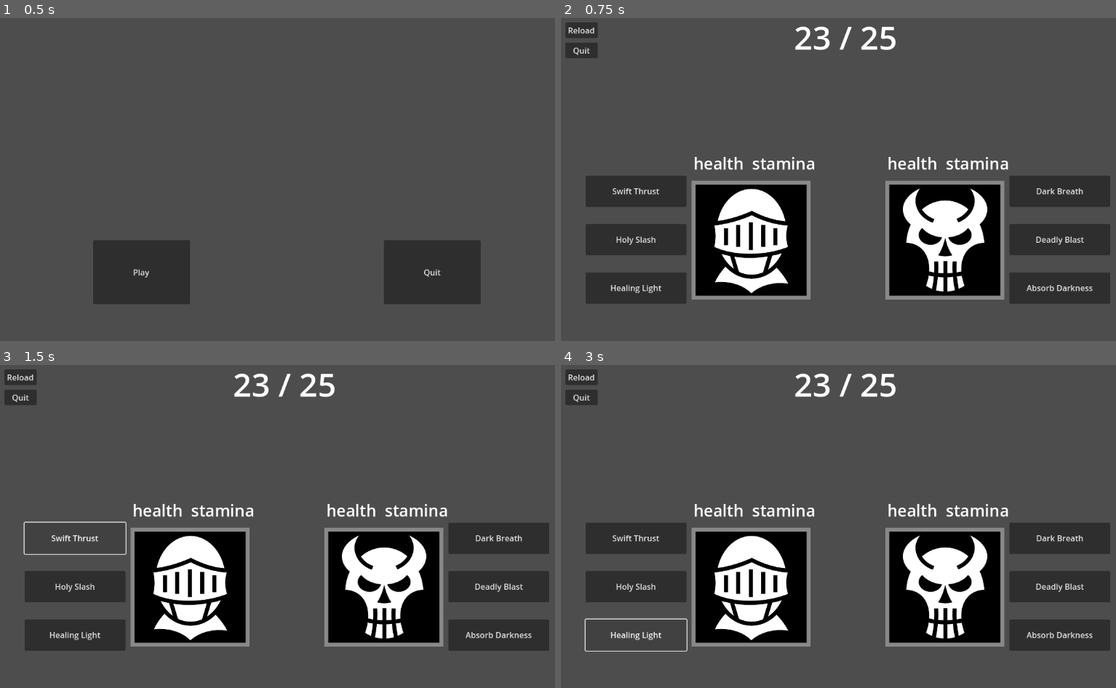
Above: before the commit, frames 1-4 (two rows, left to right).
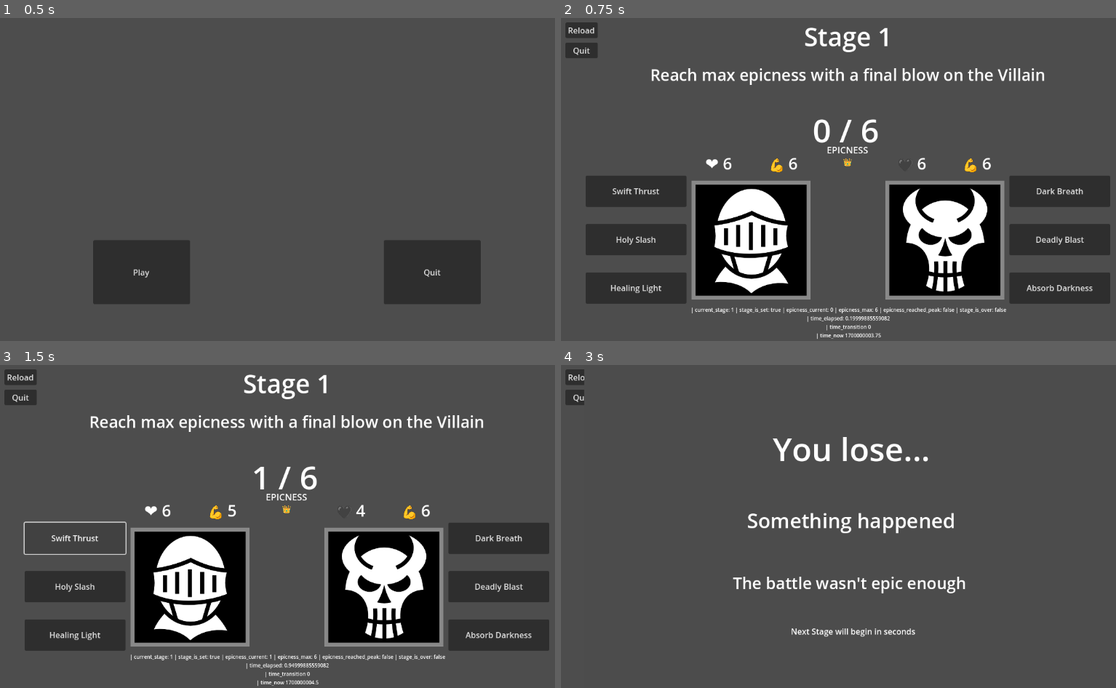
Above: after the commit, the same moments.

Repository: mtcruz/EPICNESS
Game: Godot game, scene res://main.tscn
Two runs of this game, one before a commit and one after it. Both use one fixed random seed, a clock stepped at 60 frames per second and the inputs below.
Inputs:
- Up to frame 1 (0.5 s): no input
- Up to frame 2 (0.75 s): click "Play" at 0.5 s
- Up to frame 3 (1.5 s): click "Swift Thrust" at 1.25 s
- Up to frame 4 (3 s): click "Holy Slash" at 2 s; click "Healing Light" at 2.75 s

Frame 1 is identical in both runs. In frame 2, 3.8% of the frame differs, in the area x 16-88%, y 2-100%; in frame 3, 3.8%; in frame 4, 27%, in the area x 4-99%, y 1-89%.
Error before the commit: Parse Error: Identifier "current_goal" not declared in the current scope. (res://Luta.gd:41)

Commit message:
Implement stage 2

Diff:
--- a/Luta.gd
+++ b/Luta.gd
@@ -4,7 +4,7 @@
 # Initialize variables #########################################################
 # Used for winning conditions
 var epicness_current = 0
-var epicness_max = 6
+var epicness_max
 var epicness_reached_peak = false
 var stage_is_over = false
 # used for combat calculations
@@ -23,25 +23,80 @@
 var actor # the character making the action
 var action_was_taken # a character made an action?
 # Stage-related
+var current_stage = 1
+var stage_is_set = false
+# Timings
+var time_started
+var time_now = 0
+var time_transition = 0
+var time_elapsed = 0
+
+func _ready():
+	$TransitionMessage.visible = false
+	time_started = Time.get_unix_time_from_system()
 
 
 # atualiza variáveis na tela a cada frame
 func _process(_delta):
+	if stage_is_over:
+		current_stage += 1
+		stage_is_over  = false
+		enable_buttons()
+	if !stage_is_set:
+		set_stage()
+	time_now = Time.get_unix_time_from_system()
+	time_elapsed = time_now - time_started
+	var time_since_transition = time_elapsed - time_transition
+	if time_since_transition > 5:
+		$TransitionMessage.visible = false
+	$DebugInfo.set_text(str(" | current_stage: ", current_stage, \
+							" | stage_is_set: ", stage_is_set, \
+							" | epicness_current: ", epicness_current, \
+							" | epicness_max: ", epicness_max, \
+							" | epicness_reached_peak: ", epicness_reached_peak, \
+							" | stage_is_over: ", stage_is_over, \
+							"\n | time_elapsed: ", time_elapsed,
+							"\n | time_transition " , time_transition,
+							"\n | time_now " , time_now))
 	$HeroHealth.set_text("❤ %d" % [health_hero])
 	$VillainHealth.set_text("🖤 %d" % [health_villain])
 	$HeroStamina.set_text("💪 %d" % [stamina_hero])
 	$VillainStamina.set_text("💪 %d" % [stamina_villain])
-	if epicness_current != 5:
+	if epicness_current != (epicness_max - 1):
 		$Turns.set_text("%d / %d" % [epicness_current, epicness_max])
-	elif epicness_current == 5 and not epicness_reached_peak:
+	elif epicness_current == (epicness_max - 1) and not epicness_reached_peak:
 		$Turns.set_text("Max Epicness near")
 		$SubMessage.set_text("End the battle now!")
 	else:
 		$Turns.set_text("%d / %d" % [epicness_current, epicness_max])
-		$Message.set_text(current_goal)
 	check_stamina()
 	check_damage()
 	check_gameover()
+
+# The stages ###################################################################
+
+func set_stage():
+	if current_stage == 1:
+		epicness_max = 6
+		$Message.text = "Stage 1"
+		$SubMessage.text = "Reach max epicness with a final blow on the Villain"
+
+	if current_stage == 2:
+		epicness_max = 2
+		$Message.text = "Stage 2"
+		$SubMessage.text = "Reach max epicness with a final blow on the Villain"
+
+	health_hero = health_hero_max
+	stamina_hero = stamina_hero_max
+	health_villain = health_villain_max
+	stamina_villain = stamina_villain_max
+	epicness_current = 0
+
+	stage_is_over = false
+	stage_is_set = true
+	enable_buttons()
+
+
 
 # Combat #######################################################################
 
@@ -115,7 +170,6 @@
 
 	if epicness_current == 6:
 		epicness_reached_peak = true
-		check_gameover()
 
 
 # Winning and losing Ganhando e perdendo #######################################
@@ -131,28 +185,37 @@
 		lose()
 
 func win():
-	$Turns.set_text("MAX EPICNESS ACHIEVED")
-	$Message.text = str("You win!")
+	$TransitionMessage/Line2.set_text("MAX EPICNESS ACHIEVED")
+	$TransitionMessage/Line1.text = str("You win!")
 	if health_hero == 0:
-		$SubMessage.text = str("The hero's sacrifice will not be forgotten!")
-	else:
-		$SubMessage.text = str("The villain was slain epically!")
+		$TransitionMessage/Line3.text = str("The hero's sacrifice will not be forgotten!")
+	else:
+		$TransitionMessage/Line3.text = str("The villain was slain epically!")
+	end_stage()
+
+func lose(): # Differentes mensagens a depender de quem morreu
+	$TransitionMessage/Line1.text = str("You lose...")
+	if epicness_reached_peak:
+		$TransitionMessage/Line2.set_text("The epic moment passed")
+		$TransitionMessage/Line3.text = str("The Monarch lost its interest in the battle")
+	elif epicness_current != epicness_max:
+		$TransitionMessage/Line3.text = str("The battle wasn't epic enough")
+	elif health_villain <= 0:
+		$TransitionMessage/Line3.text = str("The villain died before the battle got epic")
+	elif health_hero <= 0:
+		$TransitionMessage/Line3.text = str("The Hero died")
+	end_stage()
+
+func end_stage():
 	stage_is_over = true
+	epicness_reached_peak = false
+	stage_is_set = false
+	time_transition = time_elapsed
+	$TransitionMessage.visible = true
 	disable_buttons()
-
-func lose(): # Differentes mensagens a depender de quem morreu
-	$Message.text = str("You lose...")
-	if epicness_reached_peak:
-		$Turns.set_text("The epic moment passed")
-		$SubMessage.text = str("The Monarch lost its interest in the battle")
-	elif epicness_current != epicness_max:
-		$SubMessage.text = str("The battle wasn't epic enough")
-	elif health_villain <= 0:
-		$SubMessage.text = str("The villain died before the battle got epic")
-	elif health_hero <= 0:
-		$SubMessage.text = str("The Hero died")
-	stage_is_over = true
-	disable_buttons()
+	#$StageMenu.visible = true
+	#while
+	#stage_menu_interacted
 
 func disable_buttons():
 	$hero_move_1.disabled = true
@@ -161,6 +224,15 @@
 	$villain_move_1.disabled = true
 	$villain_move_2.disabled = true
 	$villain_move_3.disabled = true
+
+
+func enable_buttons():
+	$hero_move_1.disabled = false
+	$hero_move_2.disabled = false
+	$hero_move_3.disabled = false
+	$villain_move_1.disabled = false
+	$villain_move_2.disabled = false
+	$villain_move_3.disabled = false
 
 
 # Character movesets ###########################################################
--- a/Luta.tscn
+++ b/Luta.tscn
@@ -5,6 +5,7 @@
 [ext_resource type="PackedScene" uid="uid://do8chwfgic5y2" path="res://villain.tscn" id="3_0n41o"]
 
 [node name="Luta" type="Node2D"]
+process_mode = 1
 script = ExtResource("1_c3j2y")
 
 [node name="Hero" parent="." instance=ExtResource("2_7exsv")]
@@ -62,8 +63,9 @@
 anchor_left = 0.5
 anchor_right = 0.5
 offset_left = 468.0
+offset_top = 184.0
 offset_right = 675.0
-offset_bottom = 91.0
+offset_bottom = 275.0
 grow_horizontal = 2
 theme_override_font_sizes/font_size = 64
 text = "23 / 25"
@@ -115,11 +117,11 @@
 anchor_left = 0.5
 anchor_right = 0.5
 offset_left = 24.0
-offset_top = 80.0
 offset_right = 1128.0
-offset_bottom = 168.0
+offset_bottom = 88.0
 grow_horizontal = 2
 theme_override_font_sizes/font_size = 50
+text = "Message"
 horizontal_alignment = 1
 vertical_alignment = 1
 autowrap_mode = 2
@@ -128,12 +130,43 @@
 anchors_preset = 5
 anchor_left = 0.5
 anchor_right = 0.5
+offset_left = 64.0
+offset_top = 96.0
+offset_right = 1088.0
+offset_bottom = 144.0
+grow_horizontal = 2
+theme_override_font_sizes/font_size = 32
+text = "Sub message"
+horizontal_alignment = 1
+vertical_alignment = 1
+autowrap_mode = 2
+
+[node name="EpicnessTag" type="Label" parent="."]
+anchors_preset = 5
+anchor_left = 0.5
+anchor_right = 0.5
 offset_left = 63.0
-offset_top = 168.0
+offset_top = 256.0
 offset_right = 1087.0
-offset_bottom = 213.0
-grow_horizontal = 2
-theme_override_font_sizes/font_size = 32
+offset_bottom = 285.0
+grow_horizontal = 2
+theme_override_font_sizes/font_size = 18
+text = "Epicness
+👑"
+horizontal_alignment = 1
+vertical_alignment = 1
+autowrap_mode = 2
+uppercase = true
+
+[node name="DebugInfo" type="Label" parent="."]
+anchors_preset = 5
+anchor_left = 0.5
+anchor_right = 0.5
+offset_top = 576.0
+offset_right = 1152.0
+offset_bottom = 648.0
+grow_horizontal = 2
+theme_override_font_sizes/font_size = 10
 horizontal_alignment = 1
 vertical_alignment = 1
 autowrap_mode = 2
@@ -151,6 +184,66 @@
 offset_right = 80.0
 offset_bottom = 87.0
 text = "Quit"
+
+[node name="TransitionMessage" type="Control" parent="."]
+layout_mode = 3
+anchors_preset = 0
+offset_left = 63.0
+offset_top = 344.0
+offset_right = 1103.0
+offset_bottom = 600.0
+metadata/_edit_group_ = true
+
+[node name="ColorRect" type="ColorRect" parent="TransitionMessage"]
+layout_mode = 0
+offset_left = -10.0
+offset_top = -344.0
+offset_right = 1049.0
+offset_bottom = 320.0
+color = Color(0.298039, 0.298039, 0.298039, 1)
+
+[node name="Line1" type="Label" parent="TransitionMessage"]
+layout_mode = 0
+offset_left = 72.0
+offset_top = -216.0
+offset_right = 968.0
+offset_bottom = -125.0
+theme_override_font_sizes/font_size = 64
+text = "Win"
+horizontal_alignment = 1
+vertical_alignment = 1
+
+[node name="Line2" type="Label" parent="TransitionMessage"]
+layout_mode = 0
+offset_left = 72.0
+offset_top = -56.0
+offset_right = 968.0
+offset_bottom = -1.0
+theme_override_font_sizes/font_size = 40
+text = "Something happened"
+horizontal_alignment = 1
+vertical_alignment = 1
+
+[node name="Line3" type="Label" parent="TransitionMessage"]
+layout_mode = 0
+offset_left = 9.0
+offset_top = 72.0
+offset_right = 1024.0
+offset_bottom = 120.0
+theme_override_font_sizes/font_size = 32
+text = "What happened"
+horizontal_alignment = 1
+vertical_alignment = 1
+
+[node name="Line4" type="Label" parent="TransitionMessage"]
+layout_mode = 0
+offset_left = 400.0
+offset_top = 168.0
+offset_right = 647.0
+offset_bottom = 216.0
+text = "Next Stage will begin in seconds"
+horizontal_alignment = 1
+vertical_alignment = 1
 
 [connection signal="button_down" from="hero_move_1" to="." method="_on_hero_move_1"]
 [connection signal="button_down" from="hero_move_2" to="." method="_on_hero_move_2"]
